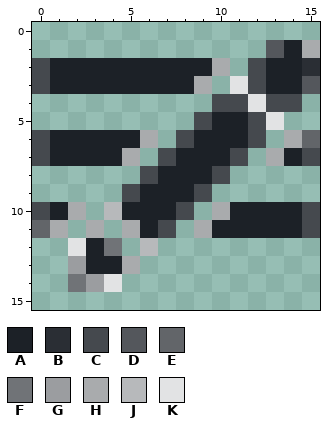
Edited in one commit: pixel-art sprite (assets/icons/16x16/footnotes.png). That is the earlier state.
The file is 16x16 pixels. Colours within 5 levels of each other are drawn and written as one.
Palette (. is transparent): A #1c2127  B #2a2e34  C #45494e  D #54575c  E #626569  F #707377  G #9b9da0  H #a9abad  J #b7b9bb  K #e2e3e4
Pixels before, first column x 0:
 1 .............DAH
 2 CAAAAAAAAAH.CAAB
 3 CAAAAAAAAH.KCAAD
 4 ..........CCKCC.
 5 .........CAACK..
 6 CAAAAAH.CAAAC.HE
 7 CAAAAH.CAAAC.HAC
 8 ......CAAAC.....
 9 .....CAAAC......
10 CAH.JAAAC.HAAAAC
11 EH.H.HAC.HAAAAAC
12 ..KAF.J.........
13 ..GAAH..........
14 ..FGK...........
Now the later version:
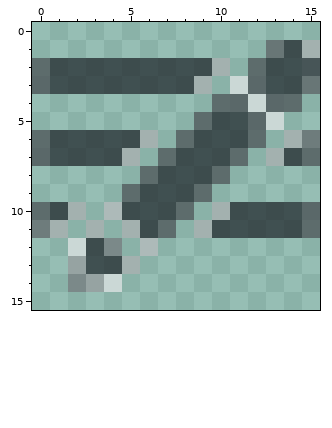
Diff:
Colour A changes from #1c2127 to #1c2127b3.
Colour B changes from #2a2e34 to #2a2e34b3.
Colour C changes from #45494e to #45494eb3.
Colour D changes from #54575c to #54575cb3.
Colour E changes from #626569 to #626569b3.
Colour F changes from #707377 to #707377b3.
Colour G changes from #9b9da0 to #9b9da0b3.
Colour H changes from #a9abad to #a9abadb3.
Colour J changes from #b7b9bb to #b7b9bbb3.
Colour K changes from #e2e3e4 to #e2e3e4b3.
Where, in picture pixels (left, top, right, bottom), the same in both pictures:
changed: (32, 40, 320, 292)
